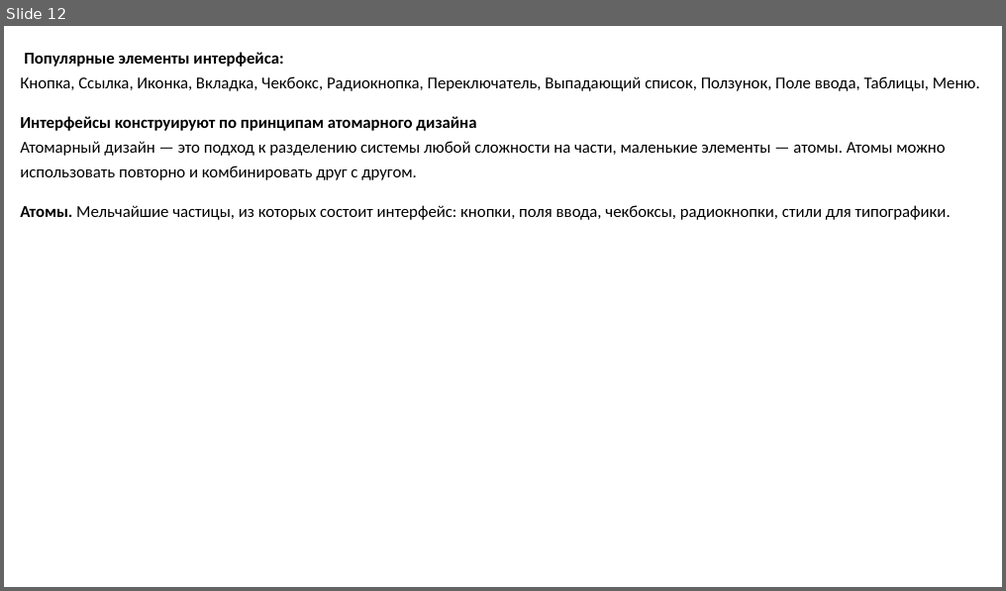
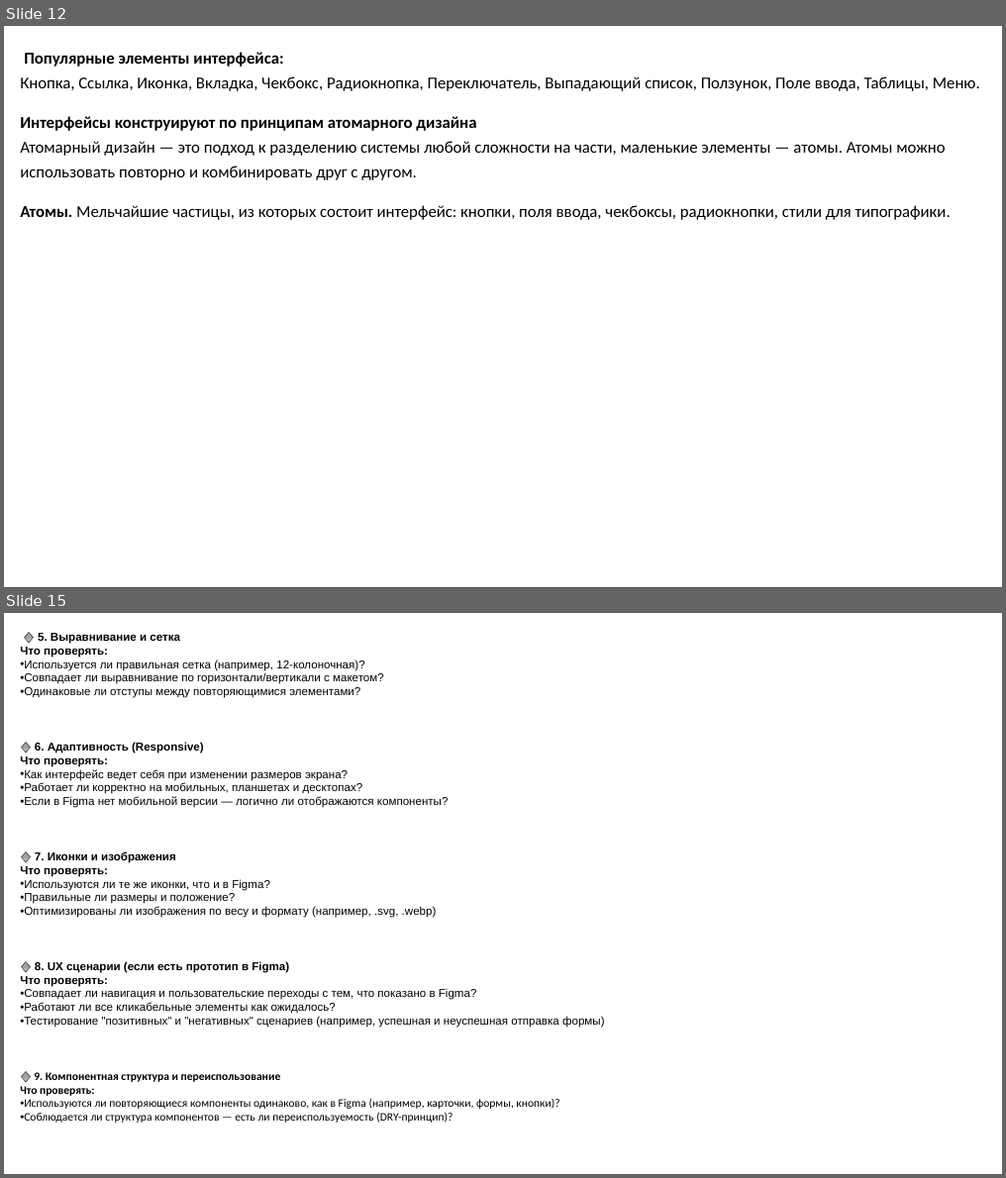
Before and after one commit to codeurient/QA, a slide deck: .lessons (az)/68 Uİ (на русском)/1 UI.pptx. Shown one above the other, each under a label of ours: slide 12 before the commit, slides 12 and 15 after it; the slides between them are not shown. The pictures are 1006x591 and 1006x1178 pixels, drawn with LibreOffice and Linux fonts; fonts in the diff are those of the drawing. Boxes give left, top, right and bottom in pixels: in the first picture for what was removed or moved away, otherwise in the second. Text is boxed around its words. In the diff, an @@ line names an element or a change of style, - is before the commit and + after.

```diff
--- a/.lessons (az)/68 Uİ (на русском)/1 UI.pptx
+++ b/.lessons (az)/68 Uİ (на русском)/1 UI.pptx
@@ slide 15 added at <box>4,613,1002,1174</box>, background #FFFFFF @@
@@ text added at <box>20,633,605,1123</box>, 11 pt, text #000000 @@
+🔷 5. Выравнивание и сетка
+Что проверять:
+• Используется ли правильная сетка (например, 12-колоночная)?
+• Совпадает ли выравнивание по горизонтали/вертикали с макетом?
+• Одинаковые ли отступы между повторяющимися элементами?
+🔷 6. Адаптивность (Responsive)
+Что проверять:
+• Как интерфейс ведет себя при изменении размеров экрана?
+• Работает ли корректно на мобильных, планшетах и десктопах?
+• Если в Figma нет мобильной версии — логично ли отображаются компоненты?
+🔷 7. Иконки и изображения
+Что проверять:
+• Используются ли те же иконки, что и в Figma?
+• Правильные ли размеры и положение?
+• Оптимизированы ли изображения по весу и формату (например, .svg, .webp)
+🔷 8. UX сценарии (если есть прототип в Figma)
+Что проверять:
+• Совпадает ли навигация и пользовательские переходы с тем, что показано в Figma?
+• Работают ли все кликабельные элементы как ожидалось?
+• Тестирование "позитивных" и "негативных" сценариев (например, успешная и неуспешная отправка формы)
+🔷 9. Компонентная структура и переиспользование
+Что проверять:
+• Используются ли повторяющиеся компоненты одинаково, как в Figma (например, карточки, формы, кнопки)?
+• Соблюдается ли структура компонентов — есть ли переиспользуемость (DRY-принцип)?
```
Also in this commit, not shown: 3 other slides added, 1 slide removed, 1 other file.
